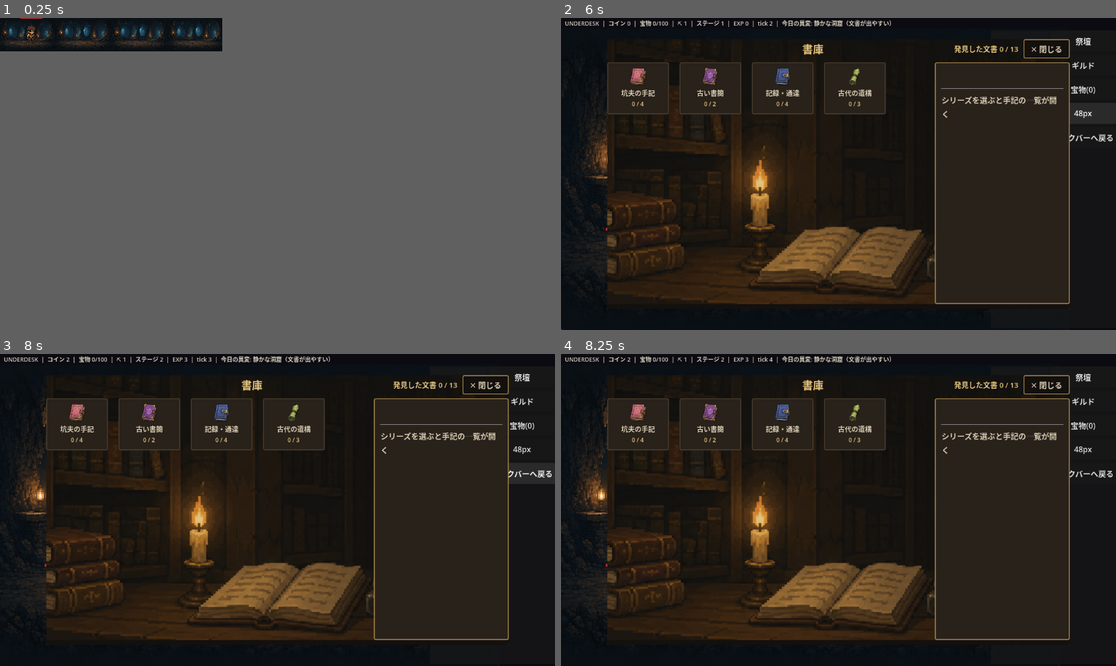
Above: before the commit, frames 1-4 (two rows, left to right).
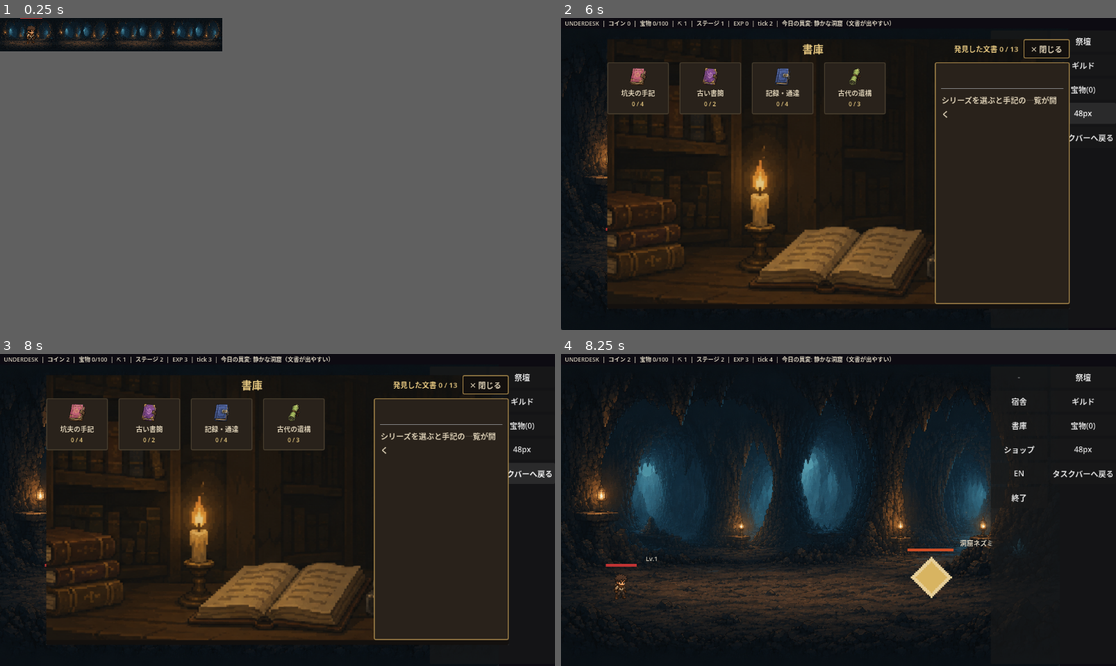
Above: after the commit, the same moments.

Repository: jinsei0604/UnderDesk
Game: Godot game, scene res://src/ui/main.tscn
Same seed, same stepped clock (60 frames per second), same inputs: the game is played once before the commit and once after it.
Inputs (mouse positions are in pixels of both pictures, inside the frame that each line leads up to):
- Up to frame 1 (0.25 s): no input
- Up to frame 2 (6 s): tap Enter at 0.5 s; drag from (672, 33) to (694, 27) at 0.52 s; click "祭壇" at 1.25 s; click "宿舎" at 2 s; click "ギルド" at 2.75 s; click "書庫" at 3.5 s; click "宝物(0)" at 4.25 s; click "ショップ" at 5 s; click "48px" at 5.75 s
- Up to frame 3 (8 s): click "EN" at 6.5 s; click "タスクバーへ戻る" at 7.25 s
- Up to frame 4 (8.25 s): click "✕ 閉じる" at 8 s

Frames 1-3 are identical in both runs. In frame 4, 33% of the frame differs, in the area x 8-92%, y 6-92%.

Commit message:
Make dialog buttons clickable again and clear the last blue on the buy-item button
Two fixes:

1. The full-rect hotspot layer added over the art was MOUSE_FILTER_PASS,
   which forwards clicks to the layer's PARENT — never to the sibling
   column drawn behind it. So the layer silently swallowed every click
   meant for the cards, back button, action button, and the new close
   button in the header. Switched it to MOUSE_FILTER_IGNORE: the layer
   is transparent to the mouse while its own hotspot button children
   still receive clicks, so everything behind is clickable again.
   Verified in-app: selecting a card on the shop's sell page updates the
   detail panel.

2. The earlier buy-item recolor stopped at y818 and left a thin blue
   band along the button's bottom edge (y820-834). Extended the same
   warm-dark remap down through the bottom border; zero blue pixels
   remain in the button now.

Diff:
--- a/src/ui/card_dialog.gd
+++ b/src/ui/card_dialog.gd
@@ -196,13 +196,18 @@
 
 	# Hotspot layer: a full-rect Control over everything (last child of
 	# root, same rect as _background_rect), holding the invisible click
-	# targets. mouse_filter PASS so clicks that miss a hotspot button fall
-	# through to the cards below; the buttons themselves STOP. It shares
-	# _background_rect's rect exactly, so texture-normalized hotspot rects
-	# map straight onto the art wherever the cover-crop places it.
+	# targets. It must be MOUSE_FILTER_IGNORE, not PASS: PASS forwards the
+	# event to this layer's PARENT, never to the sibling column drawn
+	# behind it, so a full-rect PASS layer on top silently swallows every
+	# click meant for the cards / close button / action button in the
+	# column. IGNORE makes the layer itself transparent to the mouse while
+	# its own STOP button children (hotspots) still receive clicks — so
+	# everything behind stays clickable. It shares _background_rect's rect
+	# exactly, so texture-normalized hotspot rects map straight onto the
+	# art wherever the cover-crop places it.
 	_hotspot_layer = Control.new()
 	_hotspot_layer.set_anchors_preset(Control.PRESET_FULL_RECT)
-	_hotspot_layer.mouse_filter = Control.MOUSE_FILTER_PASS
+	_hotspot_layer.mouse_filter = Control.MOUSE_FILTER_IGNORE
 	root.add_child(_hotspot_layer)
 
 
Binary file changed: assets/art/dialog_bg_shop.png
